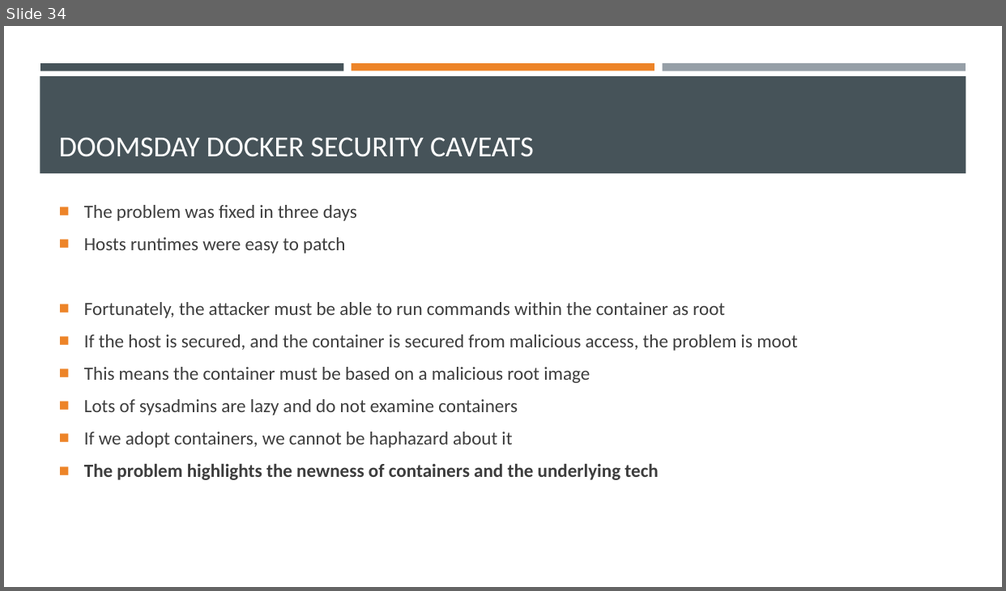
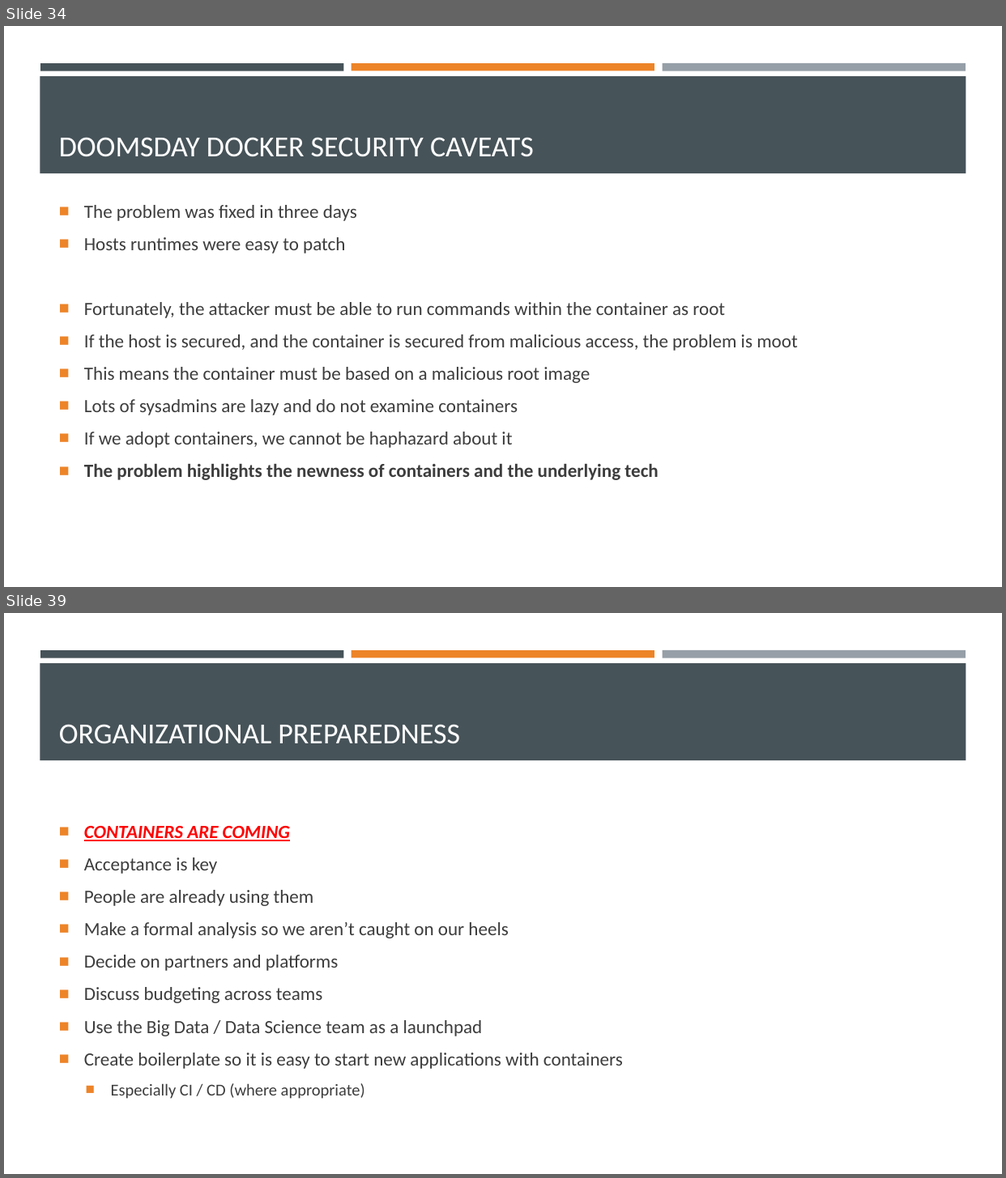
Before and after one commit to EnterpriseProductsLP/introduction-to-docker, a slide deck: presentation/presentation.pptx. Shown one above the other, each under a label of ours: slide 34 before the commit, slides 34 and 39 after it; the slides between them are not shown. The pictures are 1006x591 and 1006x1178 pixels, drawn with LibreOffice and Linux fonts; fonts in the diff are those of the drawing. Boxes give left, top, right and bottom in pixels: in the first picture for what was removed or moved away, otherwise in the second. Text is boxed around its words. In the diff, an @@ line names an element or a change of style, - is before the commit and + after.

```diff
--- a/presentation/presentation.pptx
+++ b/presentation/presentation.pptx
@@ slide 39 added at [4, 613, 1002, 1174], background #FFFFFF; not listed: 4 template elements that a slide beside it also shows @@
@@ title added at [59, 724, 460, 744], 28 pt, text #FFFFFF @@
+ORGANIZATIONAL PREPAREDNESS
@@ text added at [84, 826, 623, 1099], 18 pt, text #3D3D3D @@
+■ CONTAINERS ARE COMING
+■ Acceptance is key
+■ People are already using them
+■ Make a formal analysis so we aren’t caught on our heels
+■ Decide on partners and platforms
+■ Discuss budgeting across teams
+■ Use the Big Data / Data Science team as a launchpad
+■ Create boilerplate so it is easy to start new applications with containers
+  ■ Especially CI / CD (where appropriate)
```
Also in this commit, not shown: 5 other slides added.
